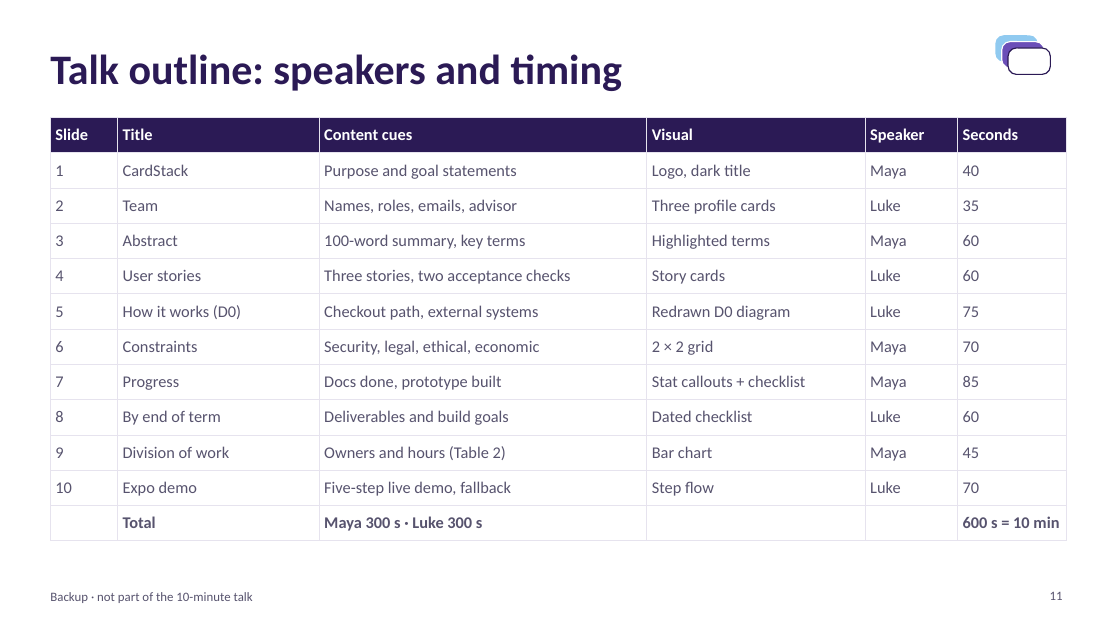
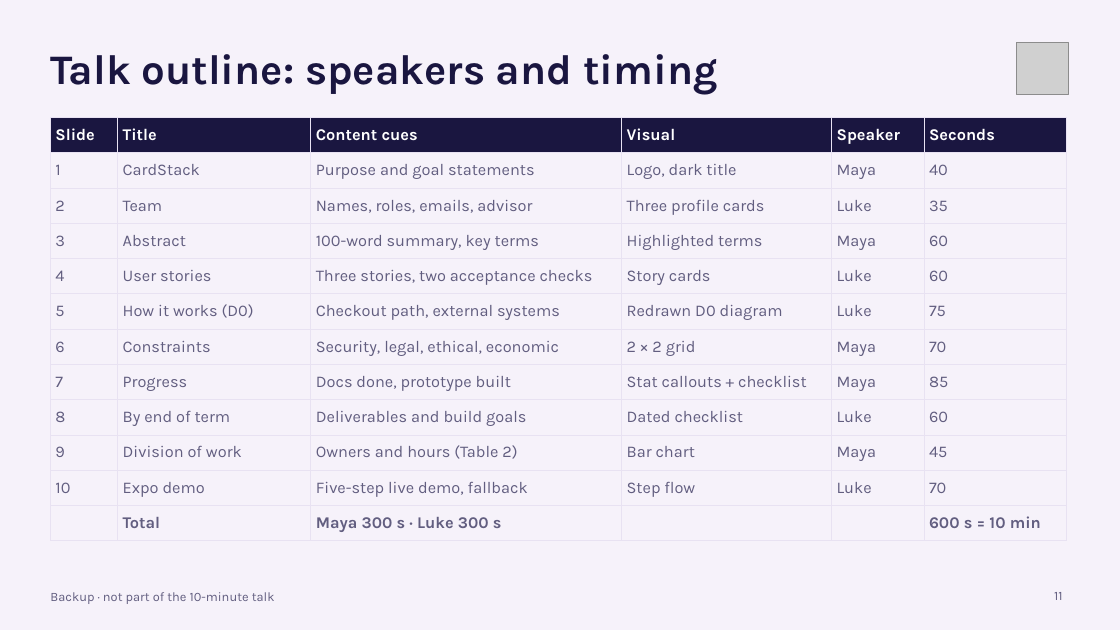
Before and after one commit to Maya2234/capstone, a slide deck: slide 11 of Presentation/CardStack_Design_Presentation_Draft.pptx. Drawn at 1120x630 pixels with LibreOffice and Linux fonts; fonts in the diff are those of the drawing; grey boxes stand for pictures. Boxes give left, top, right and bottom in pixels: in the first picture for what was removed or moved away, otherwise in the second. Text is boxed around its words. In the diff, an @@ line names an element or a change of style, - is before the commit and + after.

```diff
--- a/Presentation/CardStack_Design_Presentation_Draft.pptx
+++ b/Presentation/CardStack_Design_Presentation_Draft.pptx
@@ background #FFFFFF to #F6F2FA @@
@@ title "Talk outline: speakers and timing" at bbox=[50, 54, 718, 95]: font Calibri to Karla, text colour #2B1A55 to #1A1640 @@
@@ rounded rectangle removed at bbox=[996, 35, 1038, 62] @@
@@ rounded rectangle removed at bbox=[1002, 42, 1044, 69] @@
@@ rounded rectangle removed at bbox=[1008, 48, 1050, 75] @@
@@ picture added at bbox=[1017, 42, 1069, 94] @@
@@ table at bbox=[50, 118, 1067, 536] @@
@@ fill #2B1A55 to #1A1640 in row 1 @@
@@ font Calibri to Karla, text colour #57536E to #625E80 @@
@@ borders changed @@
@@ text "Backup · not part of ..." at bbox=[50, 592, 275, 604]: font Calibri to Karla, text colour #57536E to #625E80 @@
@@ page number at bbox=[1054, 592, 1062, 600]: font Calibri to Karla, text colour #57536E to #625E80 @@
```
Also in this commit, not shown: 15 other slides changed, 1 other file.
